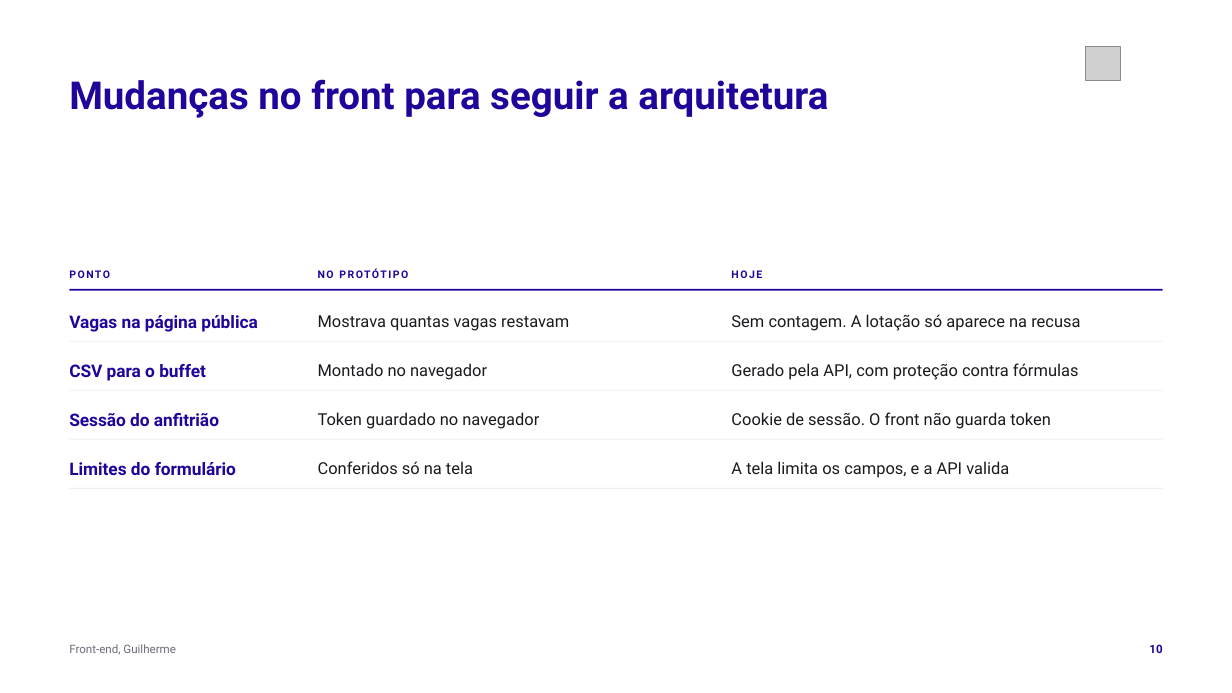
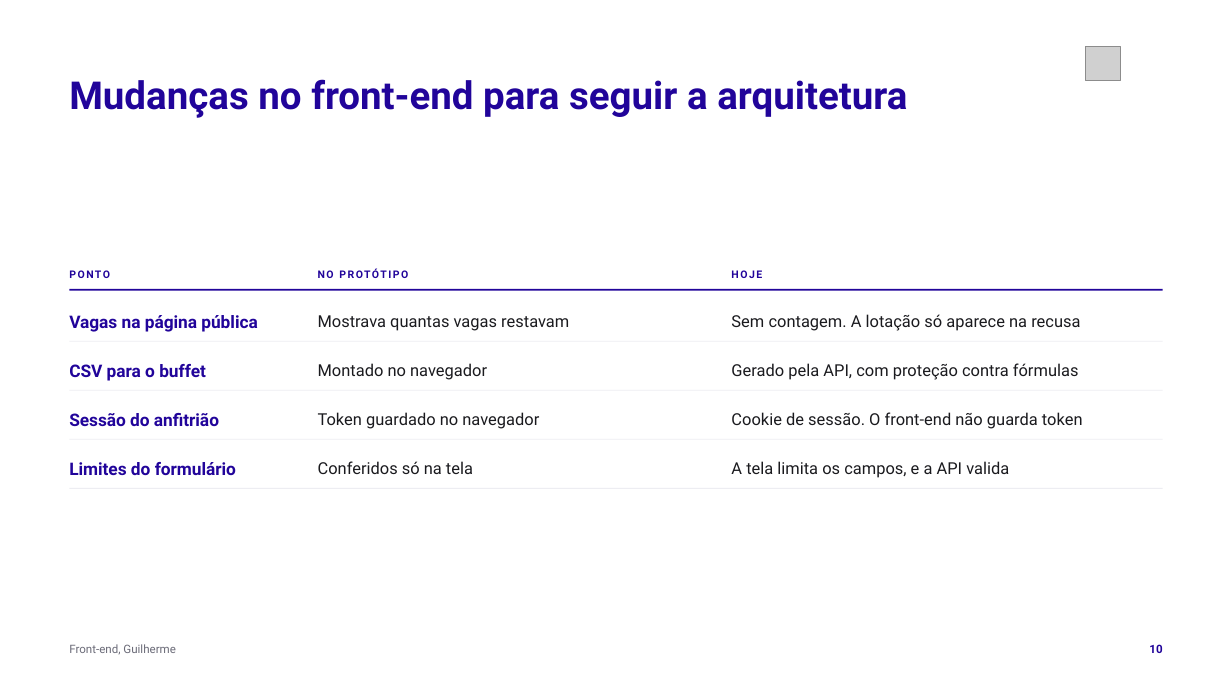
Before and after one commit to tcpassos/invite-app, a slide deck: slide 10 of trabalhos/T3-Apresentacao-Intermediaria.pptx. Drawn at 1232x693 pixels with LibreOffice and Linux fonts; fonts in the diff are those of the drawing; grey boxes stand for pictures. Boxes give left, top, right and bottom in pixels: in the first picture for what was removed or moved away, otherwise in the second. Text is boxed around its words. In the diff, an @@ line names an element or a change of style, - is before the commit and + after.

```diff
--- a/trabalhos/T3-Apresentacao-Intermediaria.pptx
+++ b/trabalhos/T3-Apresentacao-Intermediaria.pptx
@@ text at [69,79,907,118]: text changed @@
-Mudanças no front para seguir a arquitetura
+Mudanças no front-end para seguir a arquitetura
@@ text at [731,412,1083,429]: text changed @@
-Cookie de sessão. O front não guarda token
+Cookie de sessão. O front-end não guarda token
```
Also in this commit, not shown: 5 other slides changed, 3 other files.
